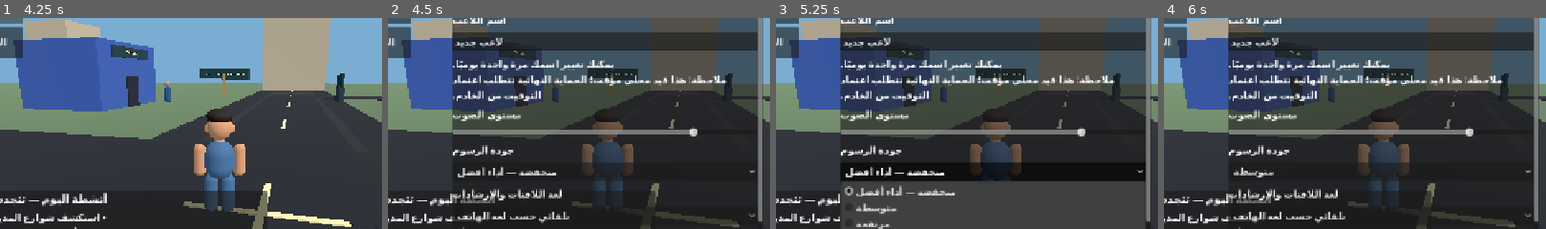
Above: before the commit, frames 1-4 (left to right).
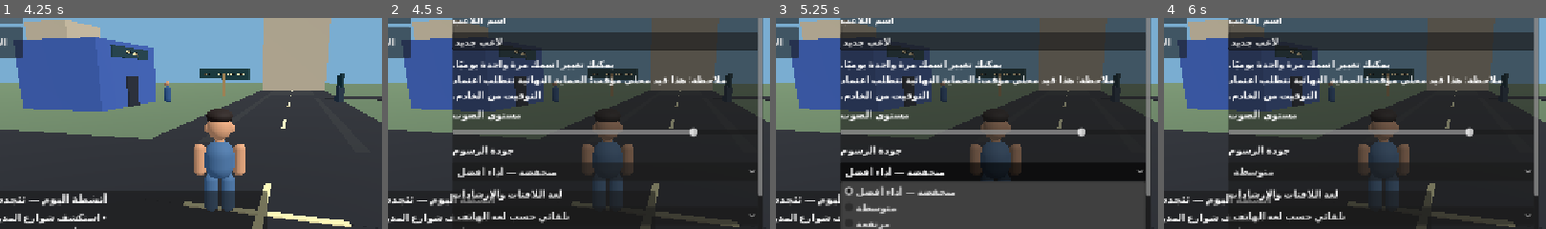
Above: after the commit, the same moments.

Repository: gamalalaraby1988-dotcom/King-Egypt-
Game: Godot game, scene res://scenes/main.tscn
The game is run twice, just before and just after one commit, with the same random seed, the same clock (stepped at 60 frames per second) and the same inputs.
Inputs (mouse positions are % of the whole screen's width and height, from its top left):
- Up to frame 1 (4.25 s): tap Enter at 0.5 s; move the mouse to (72, 44) at 0.52 s; hold D (move_right) 0.53-1.25 s; hold Shift (sprint) 0.53-1.25 s; click (72, 44) at 0.67 s; drag from (30, 54) to (45, 69) at 1.27 s; click "الإنجازات 🏆" at 2 s; click "إغلاق" at 2.75 s; click "أنشطة اليوم" at 3.5 s
- Up to frame 2 (4.5 s): click "الملف الشخصي ⚙" at 4.25 s
- Up to frame 3 (5.25 s): click "منخفضة — أداء أفضل" at 5 s
- Up to frame 4 (6 s): click "تلقائي حسب لغة الهاتف" at 5.75 s
The pictures show only the part of the screen within x 21-71%, y 21-71%; the shares and areas given below are measured in that part.

Frame 1 is identical in both runs. In frame 2, 0.2% of the frame differs, in the area x 96-98%, y 84-97%; in frame 3, 0.2%; in frame 4, 0.2%.

Commit message:
feat: show wallet balances and recent activity in profile

Diff:
--- a/scripts/profile_settings.gd
+++ b/scripts/profile_settings.gd
@@ -209,7 +209,25 @@
 	if not is_instance_valid(mission_manager):
 		info_label.text = "بيانات اللاعب غير متاحة."
 		return
-	info_label.text = "المستوى: %d\nالخبرة: %d\nالمال: %d\nالرقائق: %d\nالجواهر: %d" % [
-		mission_manager.player_level, mission_manager.xp,
-		mission_manager.money, mission_manager.chips, WalletManager.get_balance("gems")
+	var balances: Dictionary = WalletManager.get_balances()
+	var lines: Array[String] = [
+		"المستوى: %d" % mission_manager.player_level,
+		"الخبرة: %d" % mission_manager.xp,
+		"المال: %d" % int(balances.get("money", mission_manager.money)),
+		"الرقائق: %d" % int(balances.get("chips", mission_manager.chips)),
+		"الجواهر: %d" % int(balances.get("gems", 0)),
+		"",
+		"آخر حركات المحفظة:"
 	]
+	for entry in WalletManager.get_recent_transactions(5):
+		if str(entry.get("kind", "")) == "migration":
+			lines.append("تم ترحيل الأرصدة القديمة دون تغيير.")
+			continue
+		var currency := str(entry.get("currency", ""))
+		var currency_name := {"money": "مال", "chips": "رقائق", "gems": "جواهر"}.get(currency, currency)
+		var change := int(entry.get("balance_after", 0)) - int(entry.get("balance_before", 0))
+		var sign := "+" if change >= 0 else ""
+		lines.append("%s %s%d — %s" % [currency_name, sign, change, str(entry.get("reason", "عملية محفظة"))])
+	if lines.size() == 7:
+		lines.append("لا توجد حركات مسجلة بعد.")
+	info_label.text = "\n".join(lines)
